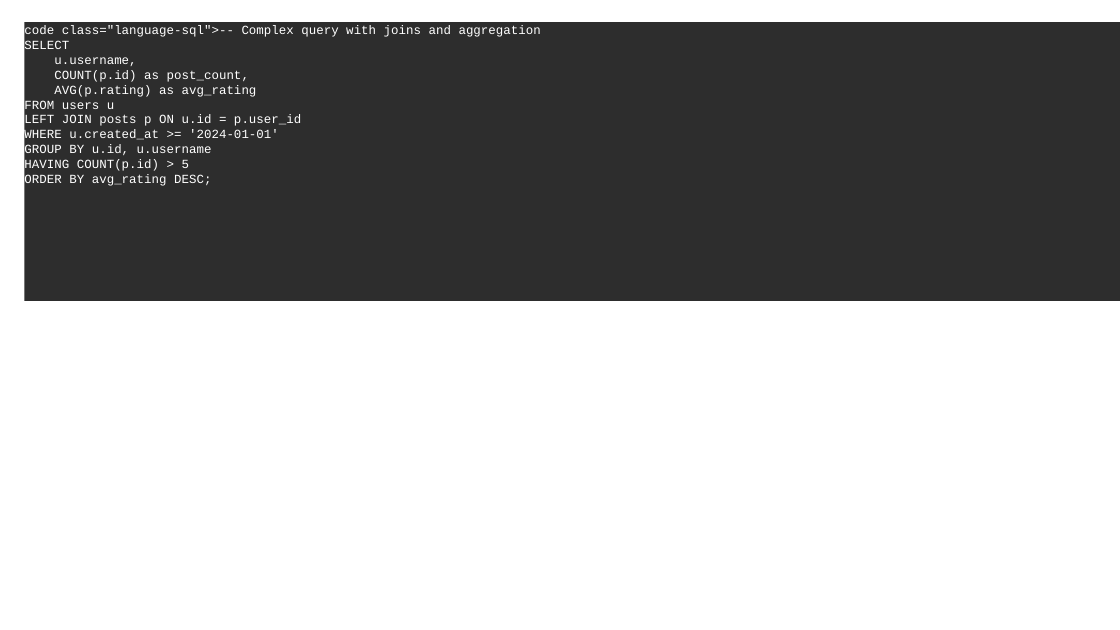
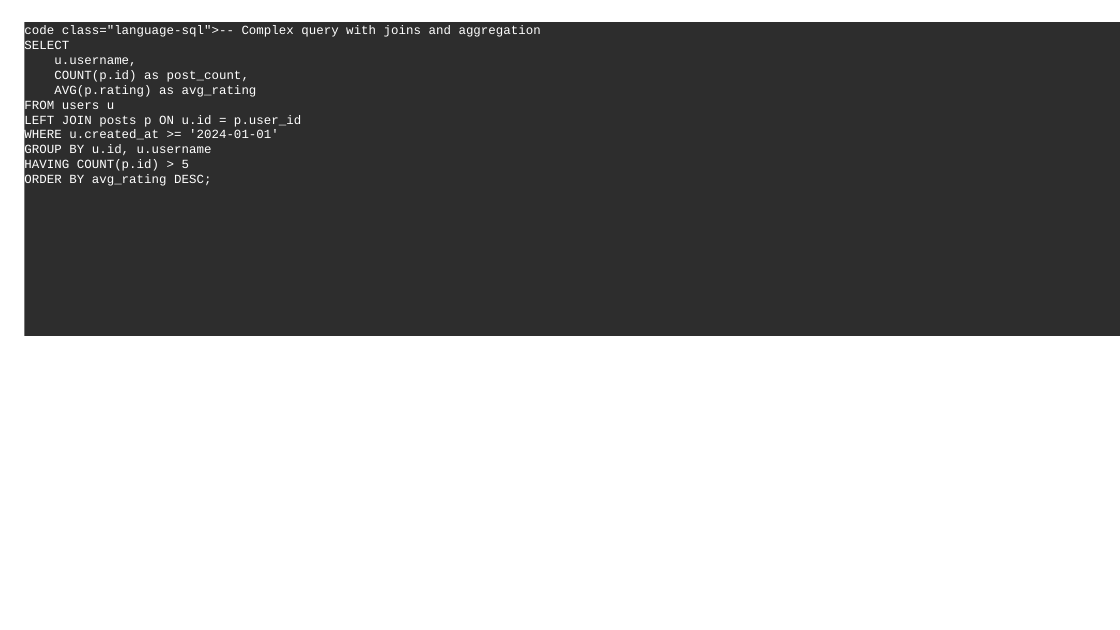
Before and after one commit to louisazhou/slidegenerator, a slide deck: slide 6 of output/comprehensive_demo_dark.pptx. Drawn at 1120x630 pixels with LibreOffice and Linux fonts; fonts in the diff are those of the drawing. Boxes give left, top, right and bottom in pixels: in the first picture for what was removed or moved away, otherwise in the second. Text is boxed around its words. In the diff, an @@ line names an element or a change of style, - is before the commit and + after.

```diff
--- a/output/comprehensive_demo_dark.pptx
+++ b/output/comprehensive_demo_dark.pptx
@@ rectangle "code class="language-sql">-- Complex query with ...": place and size @@
-rectangle "code class="language-sql">-- Complex query with ..." at [25, 22, 1120, 301]
+rectangle "code class="language-sql">-- Complex query with ..." at [25, 22, 1120, 336]
```
Also in this commit, not shown: 2 other slides changed, 10 other files.
